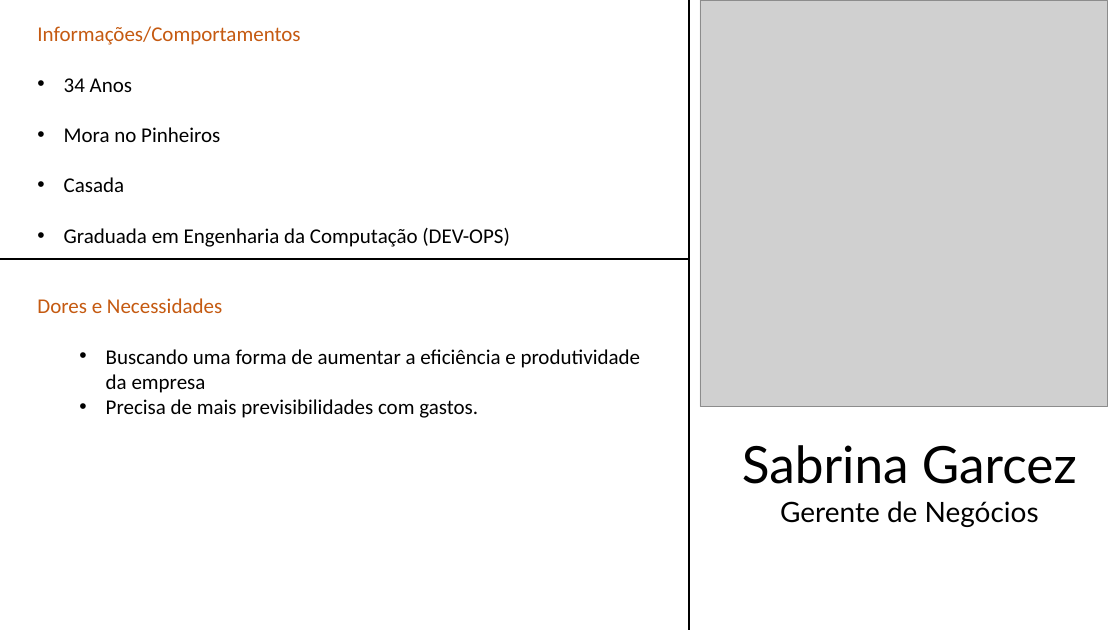
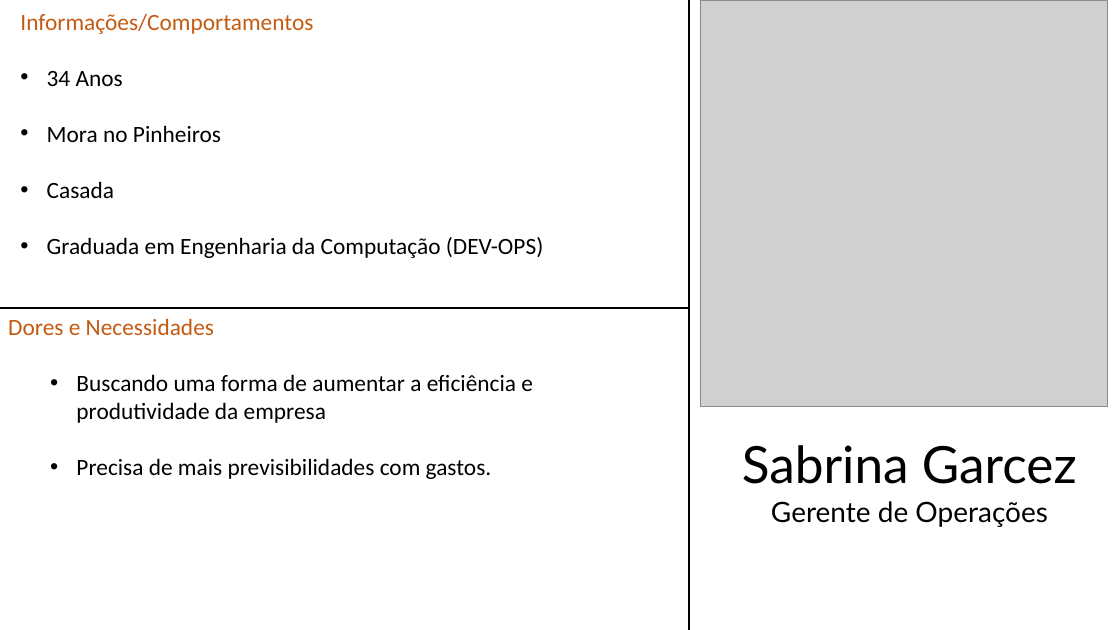
Before and after one commit to BandTec/alprime, a slide deck: slide 2 of Proto Persona/Proto Persona.pptx. Drawn at 1120x630 pixels with LibreOffice and Linux fonts; fonts in the diff are those of the drawing; grey boxes stand for pictures. Boxes give left, top, right and bottom in pixels: in the first picture for what was removed or moved away, otherwise in the second. Text is boxed around its words. In the diff, an @@ line names an element or a change of style, - is before the commit and + after.

```diff
--- a/Proto Persona/Proto Persona.pptx
+++ b/Proto Persona/Proto Persona.pptx
@@ text "Informações/Comportamentos": place and size @@
-text "Informações/Comportamentos" at <box>37,26,510,247</box>
+text "Informações/Comportamentos" at <box>20,13,544,258</box>
@@ text "Informações/Comportamentos" at <box>20,13,544,258</box>: size 18 to 20 pt @@
@@ text "Dores e Necessidades" at <box>8,318,533,479</box>: size 18 to 20 pt @@
@@ text "Dores e Necessidades": place and size @@
-text "Dores e Necessidades" at <box>37,298,641,418</box>
+text "Dores e Necessidades" at <box>8,318,533,479</box>
@@ line moved from (689, 259) - (0, 259) to (689, 308) - (0, 308) @@
@@ text at <box>771,501,1047,527</box>: text changed @@
-Gerente de Negócios
+Gerente de Operações
```
Also in this commit, not shown: 1 other slide changed, 21 other files.
